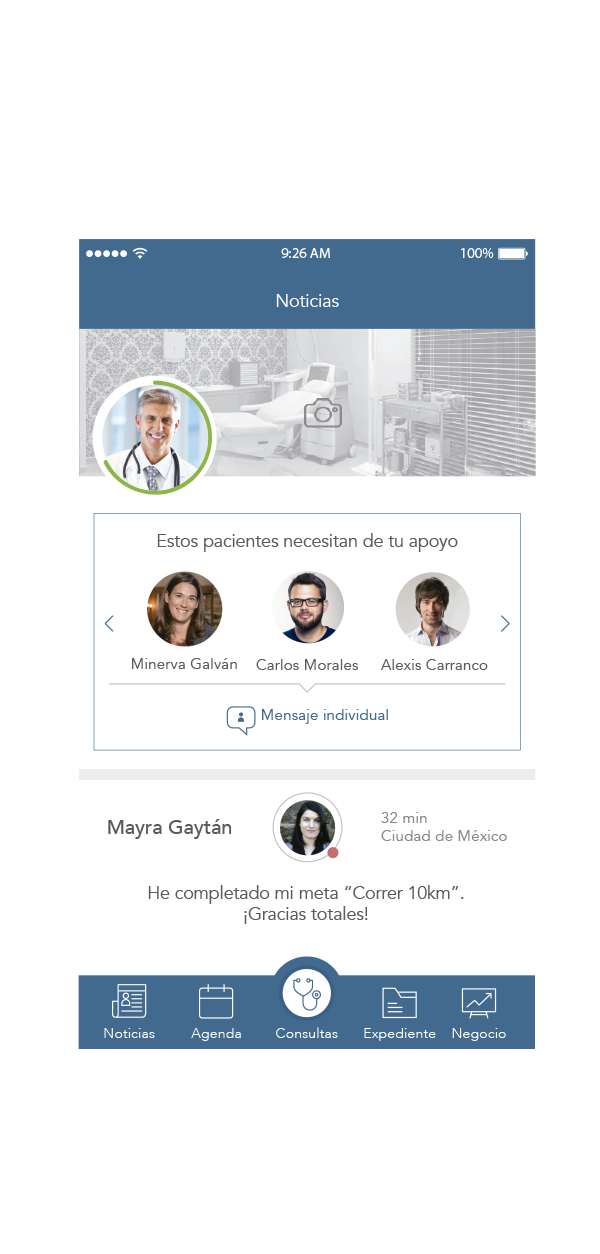
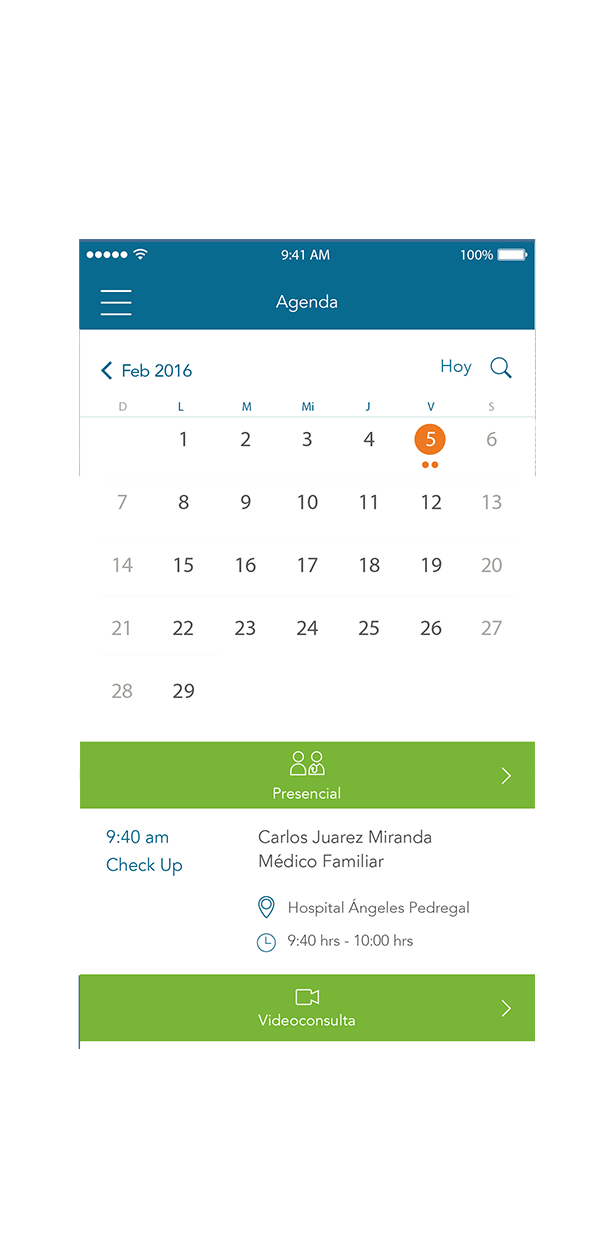
Layered file, before and after one edit (600 x 1254). Changes by layer:
showed "screen-2" over [80, 242, 535, 1049]
showed "screen-1" over [81, 242, 534, 1047]
